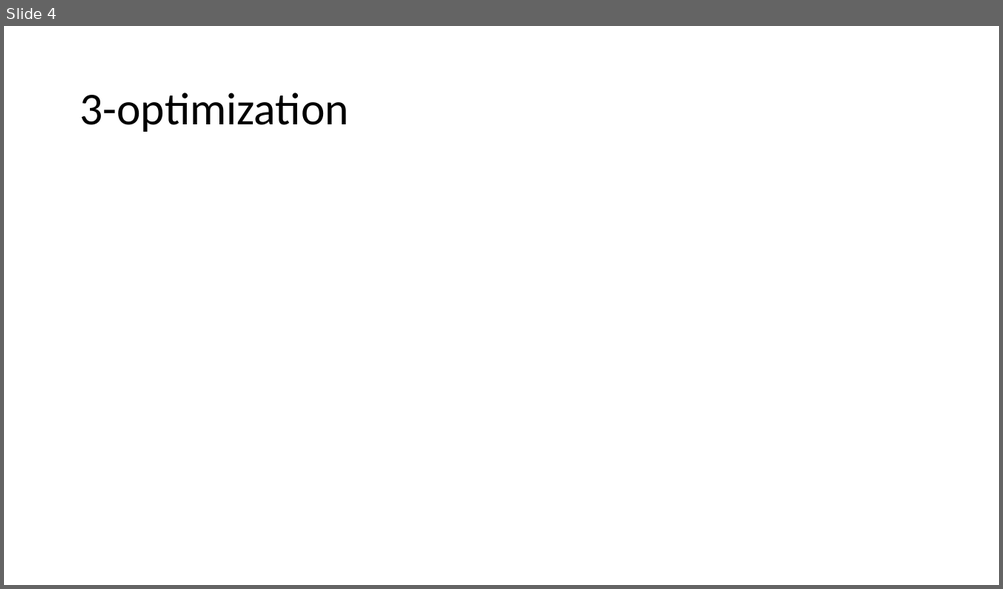
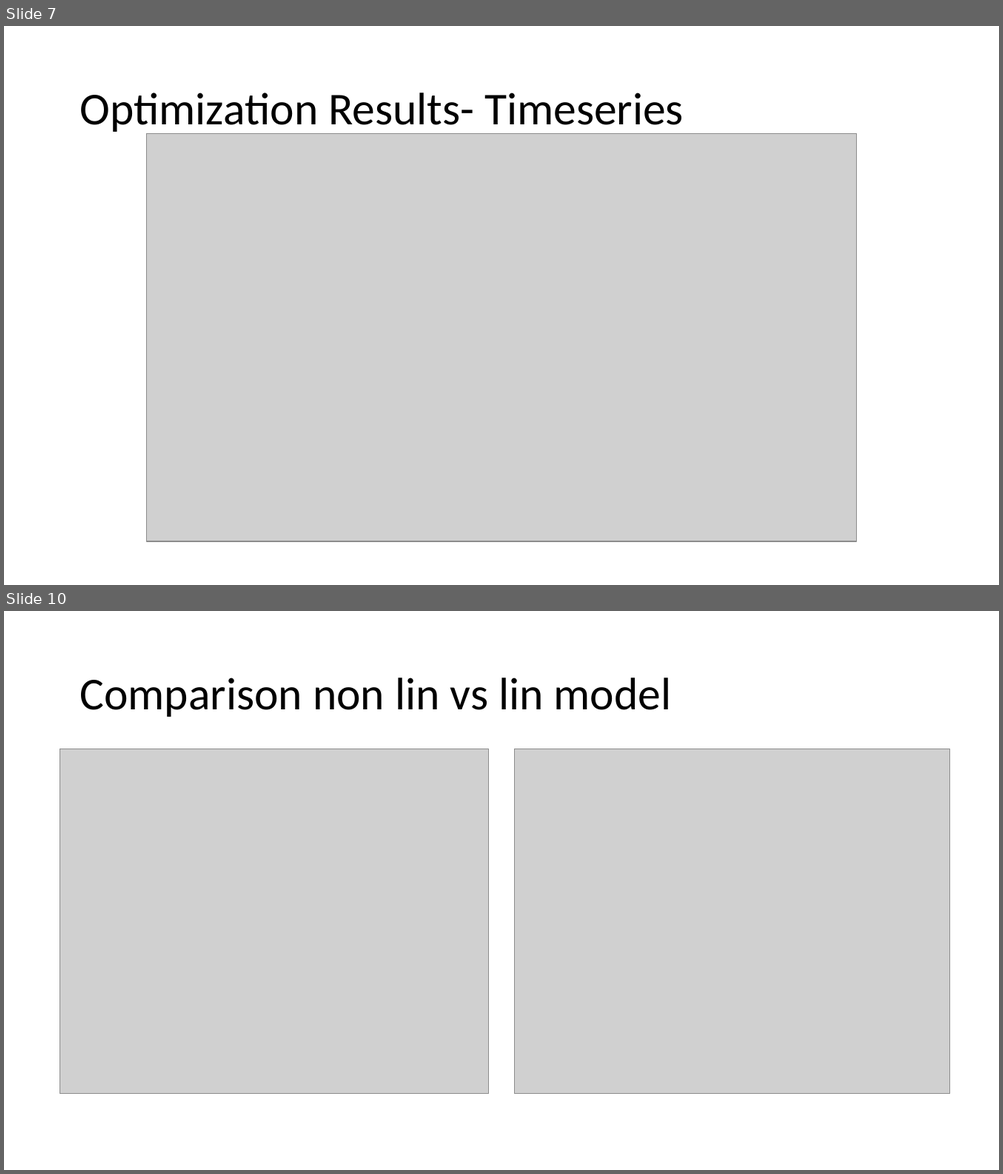
Before and after one commit to AleFire99/The-Loopers, a slide deck: Presentation_midterm.pptx. Shown one above the other, each under a label of ours: slide 4 before the commit, slides 7 and 10 after it; the slides between them are not shown. The pictures are 1003x589 and 1003x1174 pixels, drawn with LibreOffice and Linux fonts; fonts in the diff are those of the drawing; grey boxes stand for pictures. Boxes give left, top, right and bottom in pixels: in the first picture for what was removed or moved away, otherwise in the second. Text is boxed around its words. In the diff, an @@ line names an element or a change of style, - is before the commit and + after.

```diff
--- a/Presentation_midterm.pptx
+++ b/Presentation_midterm.pptx
@@ slide 10 added at box(4, 611, 999, 1170), background #FFFFFF @@
@@ title added at box(79, 678, 671, 717), 44 pt, text #000000 @@
+Comparison non lin vs lin model
@@ picture added at box(60, 749, 489, 1093) @@
@@ picture added at box(515, 749, 949, 1093) @@
@@ what was slide 4 is now slide 7 @@
@@ slide 7 changed as well @@
@@ title at box(79, 93, 683, 136): text changed @@
-3-optimization
+Optimization Results- Timeseries
@@ picture added at box(147, 133, 856, 542) @@
```
Also in this commit, not shown: 1 other slide changed, 8 other slides added, 4 slides removed, 26 other files.
